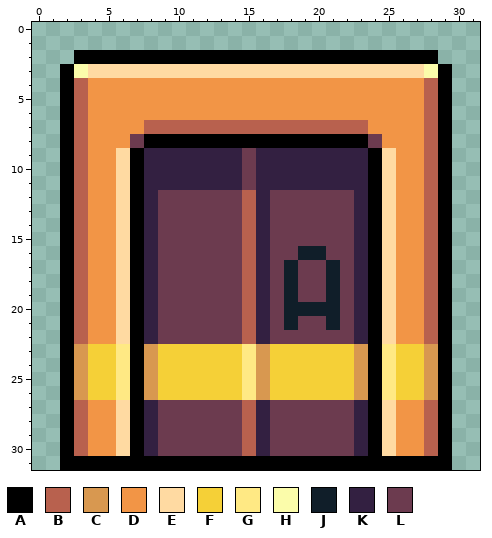
Pixel-art sprite -- Entities/DoorsWithKey/DoorWithKey_A.png. The picture above was drawn from the file before the commit.
The file is 32x32 pixels.
Palette (. is transparent): A #000000  B #b8614e  C #d89850  D #f29546  E #ffdaa2  F #f5d037  G #ffe984  H #fbfcaa  J #101e29  K #332041  L #6c3b4f
Pixels before, first column x 2:
 2 .AAAAAAAAAAAAAAAAAAAAAAAAAA.
 3 AHEEEEEEEEEEEEEEEEEEEEEEEEHA
 4 ABDDDDDDDDDDDDDDDDDDDDDDDDBA
 5 ABDDDDDDDDDDDDDDDDDDDDDDDDBA
 6 ABDDDDDDDDDDDDDDDDDDDDDDDDBA
 7 ABDDDDBBBBBBBBBBBBBBBBDDDDBA
 8 ABDDDLAAAAAAAAAAAAAAAALDDDBA
 9 ABDDEAKKKKKKKLKKKKKKKKAEDDBA
10 ABDDEAKKKKKKKLKKKKKKKKAEDDBA
11 ABDDEAKKKKKKKLKKKKKKKKAEDDBA
12 ABDDEAKLLLLLLBKLLLLLLKAEDDBA
13 ABDDEAKLLLLLLBKLLLLLLKAEDDBA
14 ABDDEAKLLLLLLBKLLLLLLKAEDDBA
15 ABDDEAKLLLLLLBKLLLLLLKAEDDBA
16 ABDDEAKLLLLLLBKLLJJLLKAEDDBA
17 ABDDEAKLLLLLLBKLJLLJLKAEDDBA
18 ABDDEAKLLLLLLBKLJLLJLKAEDDBA
19 ABDDEAKLLLLLLBKLJLLJLKAEDDBA
20 ABDDEAKLLLLLLBKLJJJJLKAEDDBA
21 ABDDEAKLLLLLLBKLJLLJLKAEDDBA
22 ABDDEAKLLLLLLBKLLLLLLKAEDDBA
23 ACFFGACFFFFFFGCFFFFFFCAGFFCA
24 ACFFGACFFFFFFGCFFFFFFCAGFFCA
25 ACFFGACFFFFFFGCFFFFFFCAGFFCA
26 ACFFGACFFFFFFGCFFFFFFCAGFFCA
27 ABDDEAKLLLLLLBKLLLLLLKAEDDBA
28 ABDDEAKLLLLLLBKLLLLLLKAEDDBA
29 ABDDEAKLLLLLLBKLLLLLLKAEDDBA
30 ABDDEAKLLLLLLBKLLLLLLKAEDDBA
31 AAAAAAAAAAAAAAAAAAAAAAAAAAAA
Now the later version:
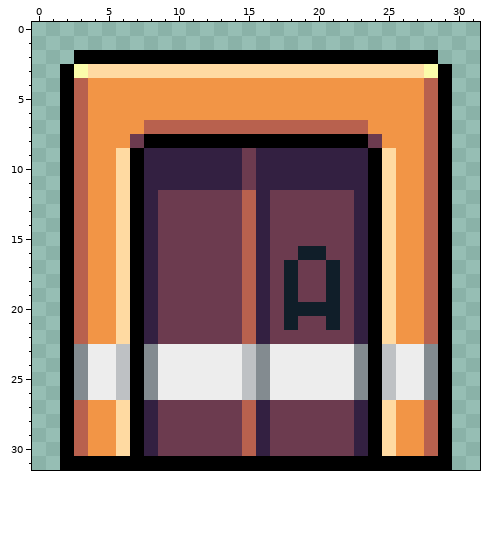
Change:
Colour C changes from #d89850 to #838b90.
Colour F changes from #f5d037 to #ededed.
Colour G changes from #ffe984 to #bec1c4.
Where, in picture pixels (left, top, right, bottom), the same in both pictures:
changed: (74, 344, 438, 400)
